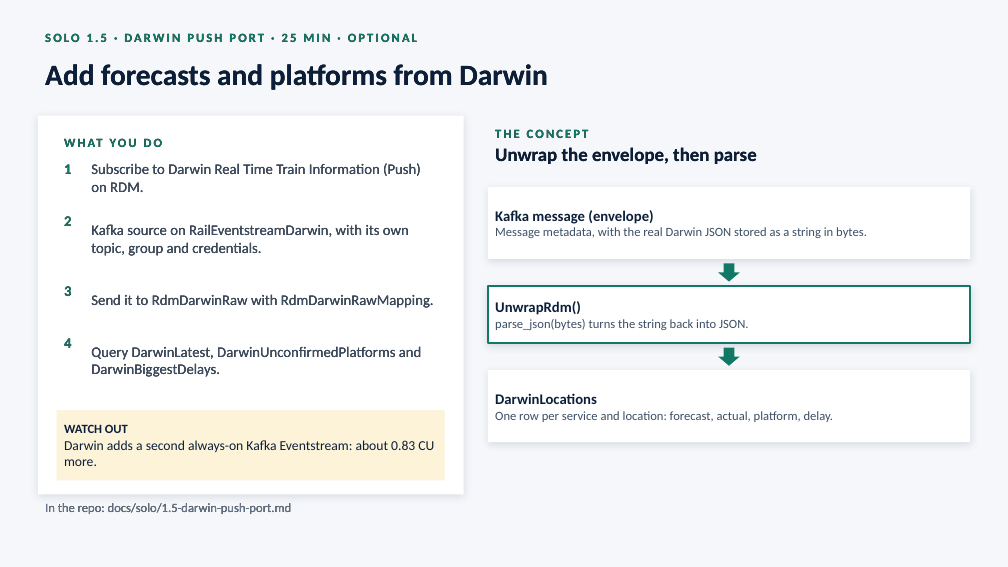
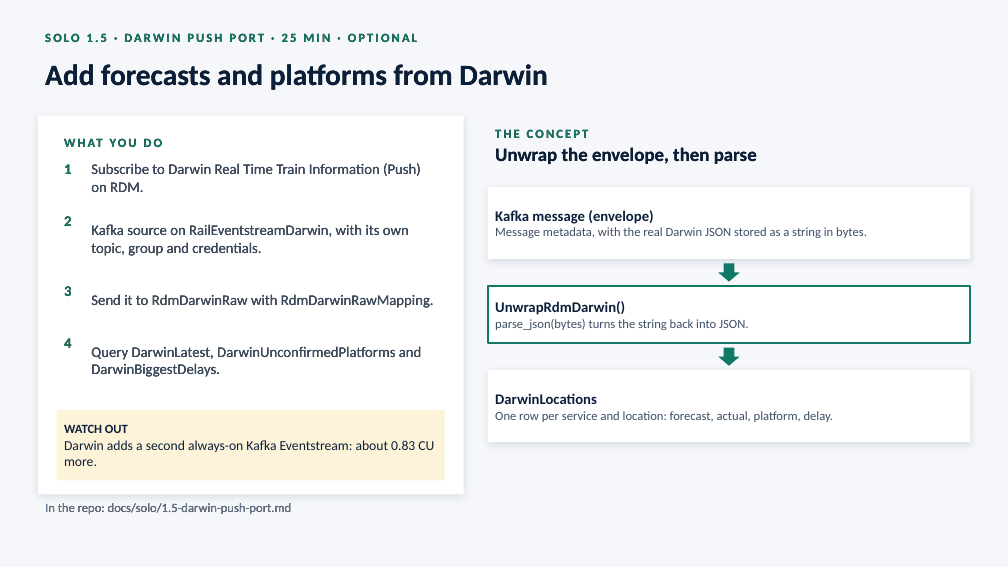
Before and after one commit to ShaneOsborne/Real-Time-Rail-Intelligence-on-Microsoft-Fabric, a slide deck: slide 15 of docs/presentation/Real-Time-Rail-Intelligence-on-Microsoft-Fabric.pptx. Drawn at 1008x567 pixels with LibreOffice and Linux fonts; fonts in the diff are those of the drawing. Boxes give left, top, right and bottom in pixels: in the first picture for what was removed or moved away, otherwise in the second. Text is boxed around its words. In the diff, an @@ line names an element or a change of style, - is before the commit and + after.

```diff
--- a/docs/presentation/Real-Time-Rail-Intelligence-on-Microsoft-Fabric.pptx
+++ b/docs/presentation/Real-Time-Rail-Intelligence-on-Microsoft-Fabric.pptx
@@ rectangle "UnwrapRdmDarwin()" at bbox=[488, 286, 970, 343]: shadow off @@
@@ text in rectangle at bbox=[495, 301, 625, 315]: text changed @@
-UnwrapRdm()
+UnwrapRdmDarwin()
```
Also in this commit, not shown: 5 other slides changed, 14 other files.
